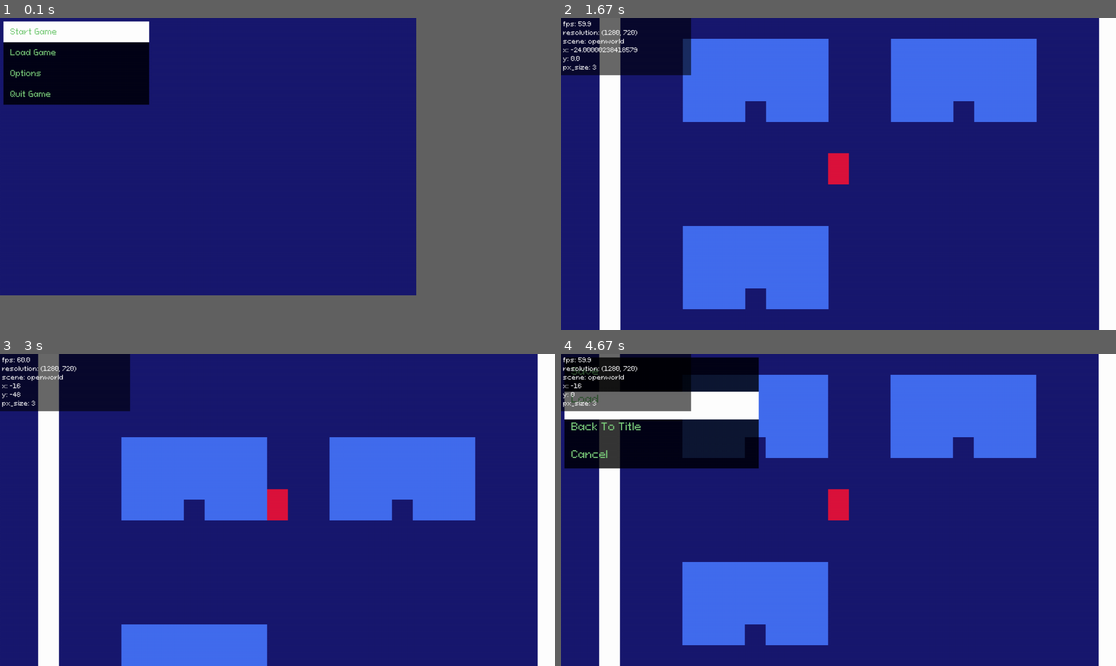
Above: before the commit, frames 1-4 (two rows, left to right).
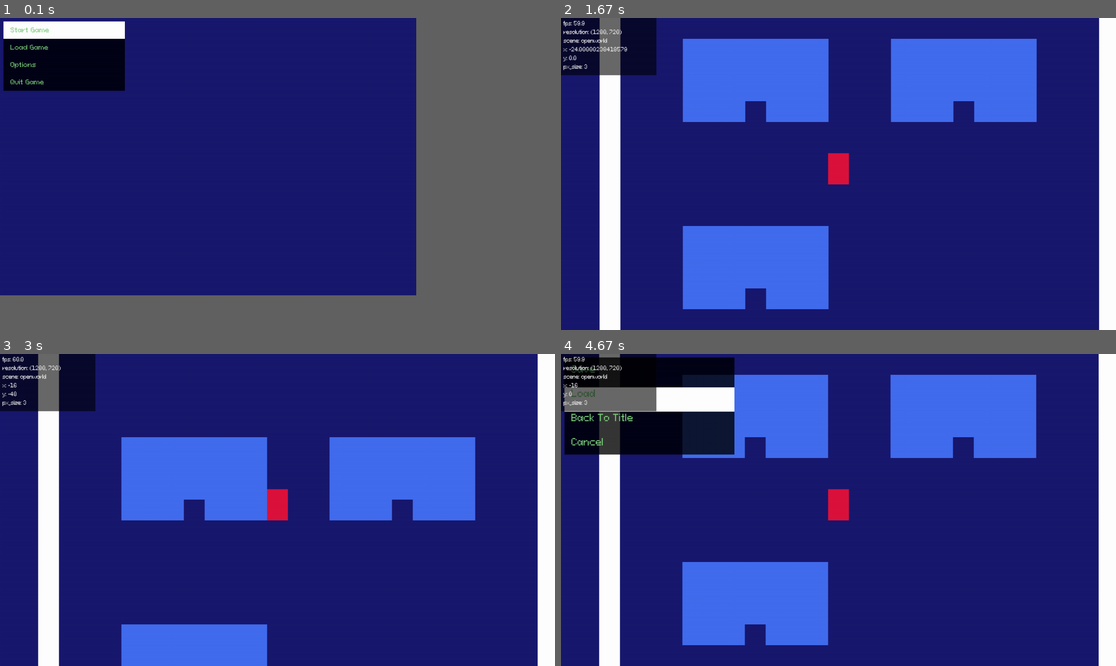
Above: after the commit, the same moments.

Repository: kritserv/rpg-maker-style-top-down-game-template
Game: pygame game, started from main.py
Same seed, same stepped clock (60 frames per second), same inputs: the game is played once before the commit and once after it.
Inputs:
- Up to frame 1 (0.1 s): no input
- Up to frame 2 (1.67 s): tap F11 at 0.33 s; tap Enter at 0.67 s; tap F3 at 1 s; hold Right from 1.33 s (still down)
- Up to frame 3 (3 s): release Right at 1.8 s; hold Up 1.83-2.13 s; hold Right 2.17-2.63 s; hold Left from 2.67 s (still down)
- Up to frame 4 (4.67 s): release Left at 3.2 s; hold Down 3.23-3.53 s; tap X at 3.57 s; hold Up from 4.33 s (still down)

The runs differ from the first frame. In frame 1, 2.8% of the frame differs, in the area x 0-27%, y 1-28%; in frame 2, 1.7%; in frame 3, 1.6%; in frame 4, 5.6%, in the area x 0-36%, y 0-37%.

Commit message:
add font xn_5 & make debug background narrower

Diff:
--- a/main.py
+++ b/main.py
@@ -23,7 +23,7 @@
 
 async def main():
 	running = True
-	web_export = True
+	web_export = False
 	debug = False
 	debug_list = [""]
 	full_screen_toggle = False
@@ -67,14 +67,14 @@
 		"Start Game", "Load Game", "Options", "Quit Game"
 		]
 	title_screen_menu.setup_buttons()
-	title_screen_menu.font_size_plus_1 = True
+	title_screen_menu.font_size_plus_05 = True
 
 	pause_menu = Menu(Cursor(screen))
 	pause_menu.buttons = [
 		"Save", "Load", "Back To Title", "Cancel"
 		]
 	pause_menu.setup_buttons()
-	pause_menu.font_size_plus_1 = True
+	pause_menu.font_size_plus_05 = True
 
 	game_state = "title_screen_menu"
 	old_game_state = "title_screen_menu"
@@ -239,20 +239,6 @@
 			black_bar.draw_if_set(curr_width, curr_height, ratio)
 			save_manager.load_menu.draw(pixel_size, black_bar)
 
-			# ================= [ TEST ] ===================
-
-			if debug:
-				if debug_timer.time_now() > 0.1:
-					debug_list = [
-						f"fps: {curr_fps()}",
-						f"resolution: {(curr_width, curr_height)}",
-						f"x: {save_manager.load_menu.cursor.pos[0]}",
-						f"y: {save_manager.load_menu.cursor.pos[1]}",
-						f"px_size: {pixel_size}"
-					]
-					debug_timer.restart()
-				debugger.print_debug(debug_list, black_bar)
-
 		# ================= [ PYGAME STUFF ] ================
 
 		pg.display.update()
--- a/src/__init__.py
+++ b/src/__init__.py
@@ -1,12 +1,12 @@
 from .variable import clock_tick, curr_fps,\
 	default_screen_width, default_screen_height, \
-	default_screen_size, black, darkblue, font_x1, font_x2, font_x3, font_x4
+	default_screen_size, black, darkblue, font_x1, font_x1_5, font_x2, font_x2_5, font_x3, font_x3_5, font_x4
 from .func import check_pygame_event, blit_text, \
 	load_screen_from_json, toggle_full_screen, \
 	update_size, load_scene_from_json, load_event_from_json, load_save_from_json
 from .entity import Player, TopDownMap, Camera, \
 	BlackBar, Timer, SceneManager, Event, Cursor, Menu, SaveManager, Debugger
 
-__all__ = [clock_tick, curr_fps, default_screen_width, default_screen_height, default_screen_size, black, darkblue, font_x1, font_x2, font_x3, font_x4,
+__all__ = [clock_tick, curr_fps, default_screen_width, default_screen_height, default_screen_size, black, darkblue, font_x1, font_x1_5, font_x2, font_x2_5, font_x3, font_x3_5, font_x4,
 	check_pygame_event, blit_text, load_screen_from_json, load_event_from_json, toggle_full_screen, update_size, load_scene_from_json, load_save_from_json,
 	Player, TopDownMap, Camera, BlackBar, Timer, SceneManager, Event, Cursor, Menu, SaveManager, Debugger]
--- a/src/entity/debug.py
+++ b/src/entity/debug.py
@@ -13,7 +13,7 @@
 		if data_is_in_cache(self.background_cache_dict, key):
 			debug_background = load_data_from_cache(self.background_cache_dict, key)
 		else:
-			debug_background = pg.Surface((300, len(print_list) * 22))
+			debug_background = pg.Surface((220, len(print_list) * 22))
 			debug_background.set_alpha(150)
 			debug_background.fill(black)
 			debug_background = debug_background.convert_alpha()
--- a/src/entity/menu.py
+++ b/src/entity/menu.py
@@ -1,5 +1,5 @@
 import pygame as pg
-from src import font_x1, font_x2, font_x3, font_x4, blit_text
+from src import font_x1, font_x1_5, font_x2, font_x2_5, font_x3, font_x3_5, font_x4, blit_text
 from src.variable import green, black
 from .ent_func import data_is_in_cache, add_data_to_cache, load_data_from_cache
 
@@ -12,7 +12,7 @@
 		self.columns = 1
 		self.top_left_x, self.top_left_y = 8, 8
 		self.original_top_left_x = 8
-		self.font_size_plus_1 = False
+		self.font_size_plus_05 = False
 
 		self.background_cache_dict = {}
 		self.black_bar_cache_dict = {}
@@ -69,8 +69,8 @@
 
 	def draw(self, pixel_size, black_bar):
 
-		if self.font_size_plus_1:
-			pixel_size += 1
+		if self.font_size_plus_05:
+			pixel_size += 0.5
 
 		if black_bar.is_exist:
 			key = str(black_bar.black_bar_width)
@@ -92,10 +92,16 @@
 		self.cursor.draw(pixel_size, self.top_left_x, self.top_left_y)
 		if pixel_size == 1:
 			menu_font = font_x1
+		elif pixel_size == 1.5:
+			menu_font = font_x1_5
 		elif pixel_size == 2:
 			menu_font = font_x2
+		elif pixel_size == 2.5:
+			menu_font = font_x2_5
 		elif pixel_size == 3:
 			menu_font = font_x3
+		elif pixel_size == 3.5:
+			menu_font = font_x3_5
 		else:
 			menu_font = font_x4
 
--- a/src/variable/__init__.py
+++ b/src/variable/__init__.py
@@ -1,8 +1,8 @@
 from .pygame_clock import clock_tick, curr_fps
-from .fonts import debug_font, font_x1, font_x2, font_x3, font_x4
+from .fonts import debug_font, font_x1, font_x1_5, font_x2, font_x2_5, font_x3, font_x3_5, font_x4
 from .palette import red, black, white, green, blue, darkblue
 from .screen import screen, default_screen_width, default_screen_height, native_screen_multiplier, default_screen_size
 
-__all__ = (clock_tick, curr_fps, debug_font, font_x1, font_x2, font_x3, font_x4,
+__all__ = (clock_tick, curr_fps, debug_font, font_x1, font_x1_5, font_x2, font_x2_5, font_x3, font_x3_5, font_x4,
 	red, black, white, green, blue, darkblue,
 	screen, default_screen_width, default_screen_height, native_screen_multiplier, default_screen_size)
--- a/src/variable/fonts.py
+++ b/src/variable/fonts.py
@@ -1,8 +1,11 @@
 import pygame as pg
 
-debug_font = pg.font.Font("asset/font/PixeloidSans-mLxMm.ttf", 14)
+font_x1 = pg.font.Font("asset/font/PixeloidSans-mLxMm.ttf", 6)
+font_x1_5 = pg.font.Font("asset/font/PixeloidSans-mLxMm.ttf", 9)
+font_x2 = pg.font.Font("asset/font/PixeloidSans-mLxMm.ttf", 12)
+font_x2_5 = pg.font.Font("asset/font/PixeloidSans-mLxMm.ttf", 15)
+font_x3 = pg.font.Font("asset/font/PixeloidSans-mLxMm.ttf", 18)
+font_x3_5 = pg.font.Font("asset/font/PixeloidSans-mLxMm.ttf", 21)
+font_x4 = pg.font.Font("asset/font/PixeloidSans-mLxMm.ttf", 24)
 
-font_x1 = pg.font.Font("asset/font/PixeloidSans-mLxMm.ttf", 6)
-font_x2 = pg.font.Font("asset/font/PixeloidSans-mLxMm.ttf", 12)
-font_x3 = pg.font.Font("asset/font/PixeloidSans-mLxMm.ttf", 18)
-font_x4 = pg.font.Font("asset/font/PixeloidSans-mLxMm.ttf", 24)
+debug_font = font_x2
